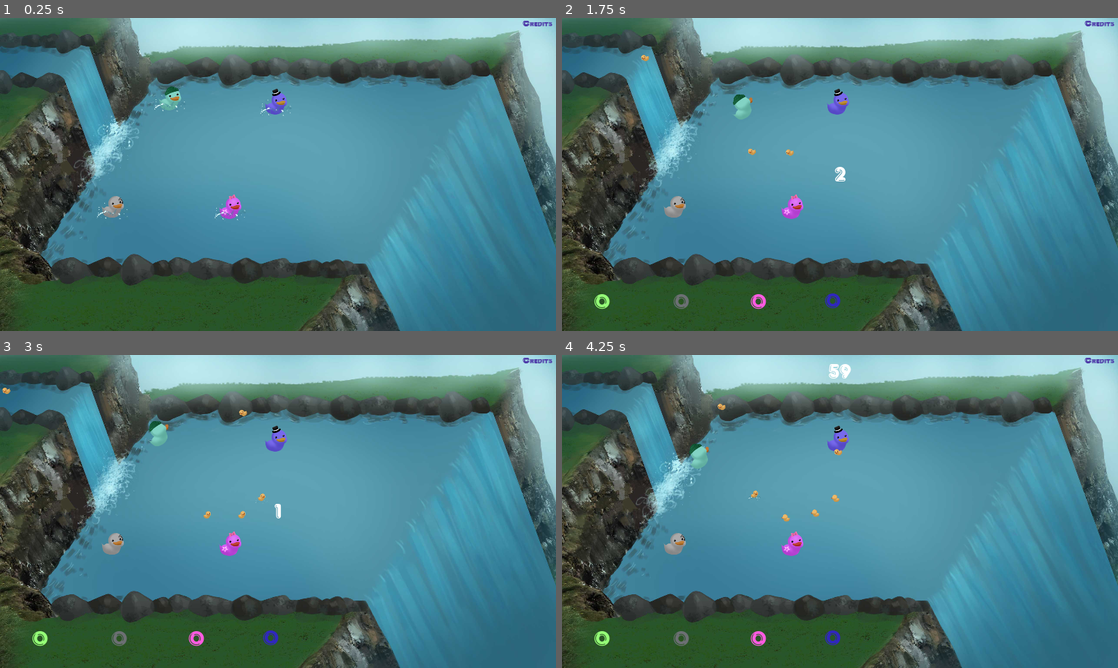
Above: before the commit, frames 1-4 (two rows, left to right).
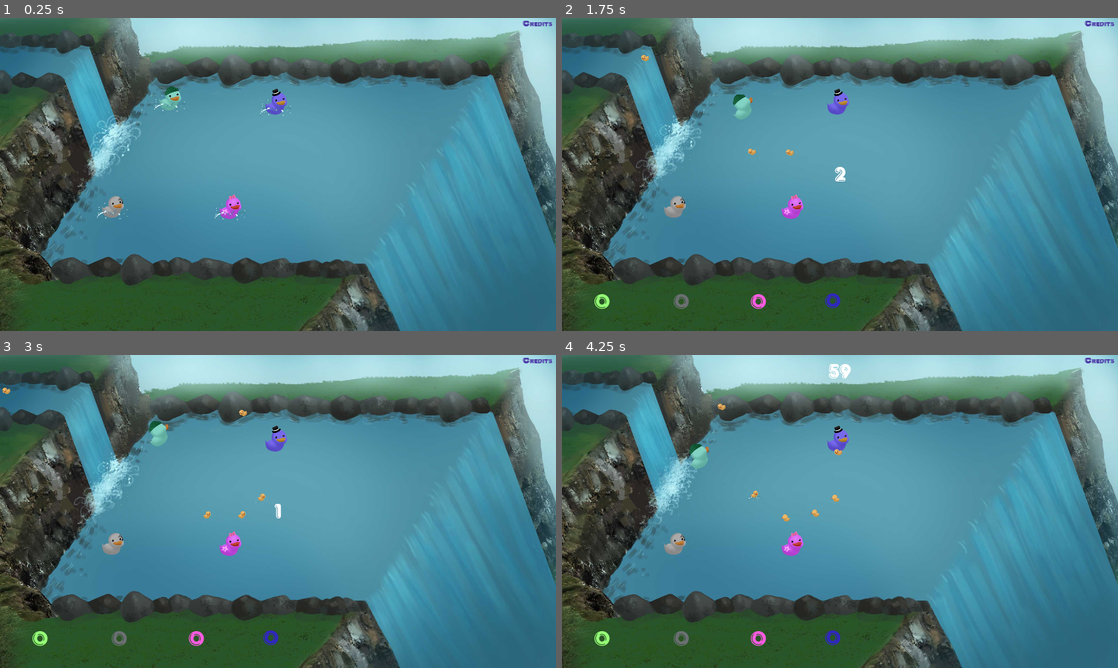
Above: after the commit, the same moments.

Repository: TeamAwesomeTOJam/ducks
Game: Godot game, scene res://Game.tscn
Two runs of this game, one before a commit and one after it. Both use one fixed random seed, a clock stepped at 60 frames per second and the inputs below.
Inputs:
- Up to frame 1 (0.25 s): no input
- Up to frame 2 (1.75 s): tap Enter (p0duck) at 0.5, 0.6, 1.35 s; hold Up (ui_up) 0.53-1.28 s
- Up to frame 3 (3 s): hold Up (ui_up) from 2.03 s (still down); tap Enter (p0duck) at 2.1, 2.85 s
- Up to frame 4 (4.25 s): release Up (ui_up) at 3.53 s; tap Enter (p0duck) at 3.6 s

The runs differ from the first frame. In frame 1, 0.8% of the frame differs, in the area x 13-92%, y 17-83%; in frame 2, 0.8%; in frame 3, 0.8%; in frame 4, 0.8%.

Commit message:
fix spawn jamming maybe

Diff:
--- a/Game.tscn
+++ b/Game.tscn
@@ -48,7 +48,7 @@
 font_data = ExtResource( 15 )
 _sections_unfolded = [ "Extra Spacing", "Font", "Settings" ]
 
-[node name="Game" type="Node"]
+[node name="Game" type="Node" index="0"]
 
 script = ExtResource( 1 )
 Player = ExtResource( 2 )
@@ -58,6 +58,7 @@
 
 frames = SubResource( 1 )
 animation = "loop"
+frame = 5
 playing = true
 offset = Vector2( 1280, 720 )
 _sections_unfolded = [ "Z Index" ]
--- a/Player.gd
+++ b/Player.gd
@@ -193,7 +193,7 @@
         wait = false
         return
 
-    if self.position.x < spawn_destination.x - 200:
+    if self.position.x < spawn_destination.x:
         var vector = Vector2(1, 0.05).normalized()
         self.set_linear_velocity(vector * 900)
     elif self.position.y < spawn_destination.y:
